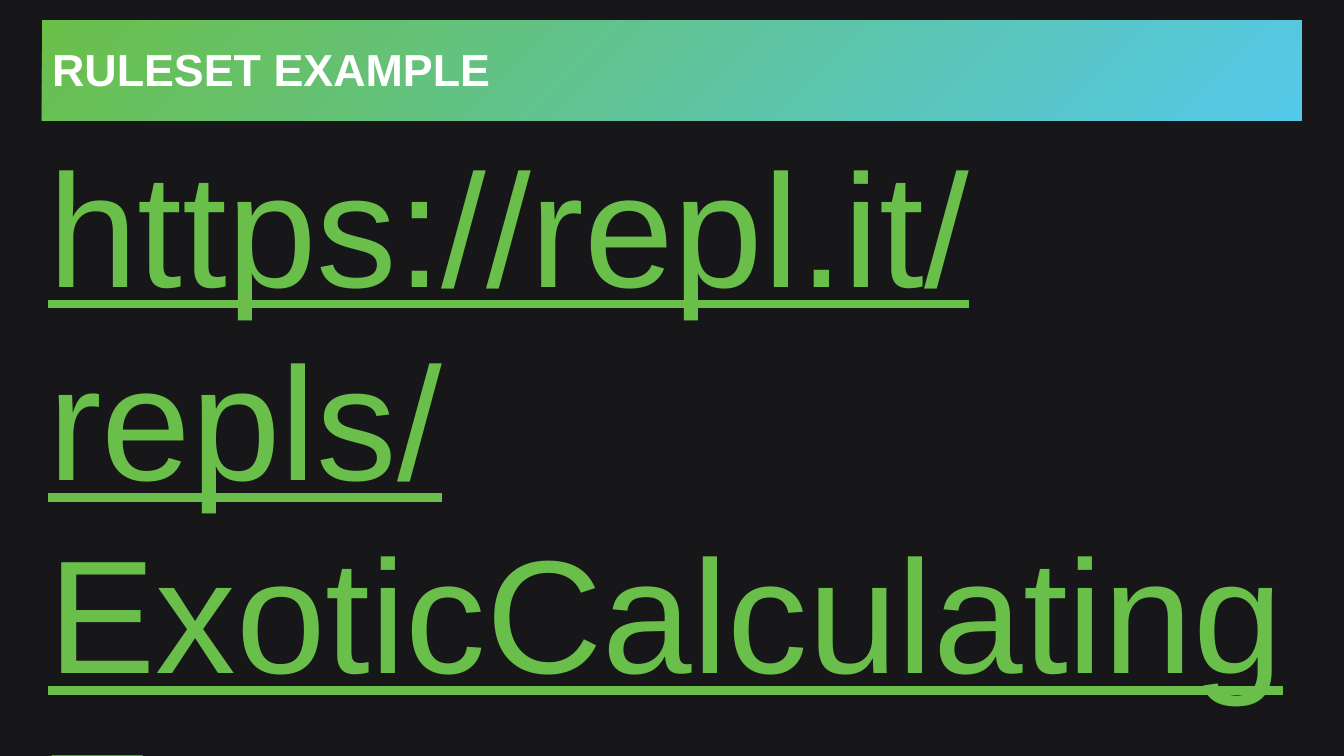
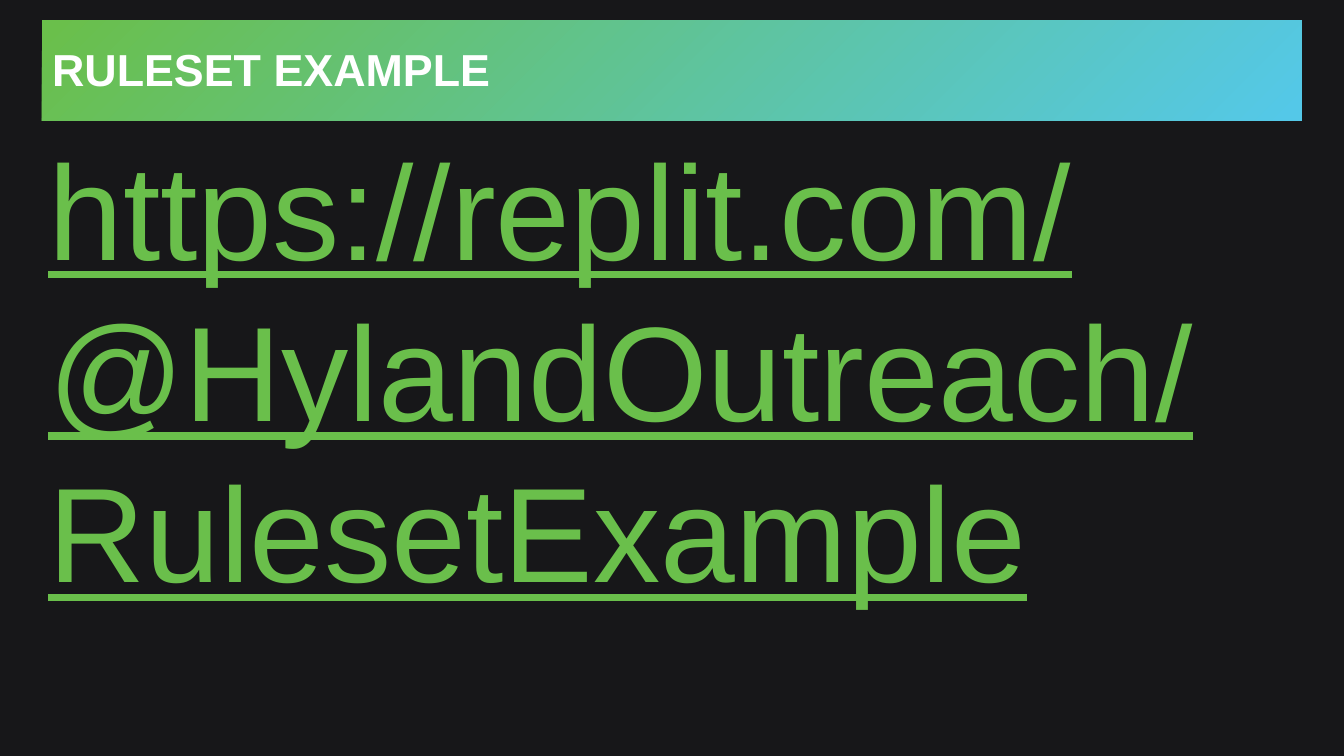
Before and after one commit to hytechclub/web-101, a slide deck: slide 6 of Week06/CssSelectorsAndProperties.pptx. Drawn at 1344x756 pixels with LibreOffice and Linux fonts; fonts in the diff are those of the drawing. Boxes give left, top, right and bottom in pixels: in the first picture for what was removed or moved away, otherwise in the second. Text is boxed around its words. In the diff, an @@ line names an element or a change of style, - is before the commit and + after.

Commit message:
update repl links to use replit.com

```diff
--- a/Week06/CssSelectorsAndProperties.pptx
+++ b/Week06/CssSelectorsAndProperties.pptx
@@ text at [48,162,1193,606]: text changed; size 115 to 96 pt @@
-https://repl.it/repls/ExoticCalculatingTrust
+https://replit.com/@HylandOutreach/RulesetExample
```
Also in this commit, not shown: 7 other files.
